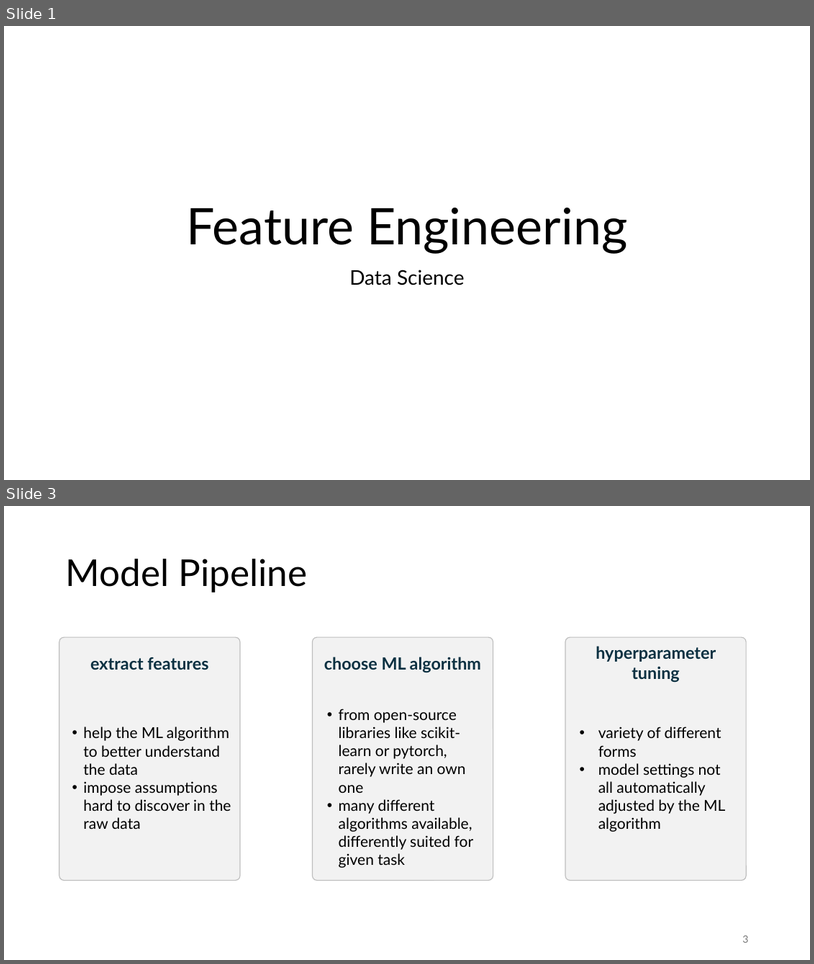
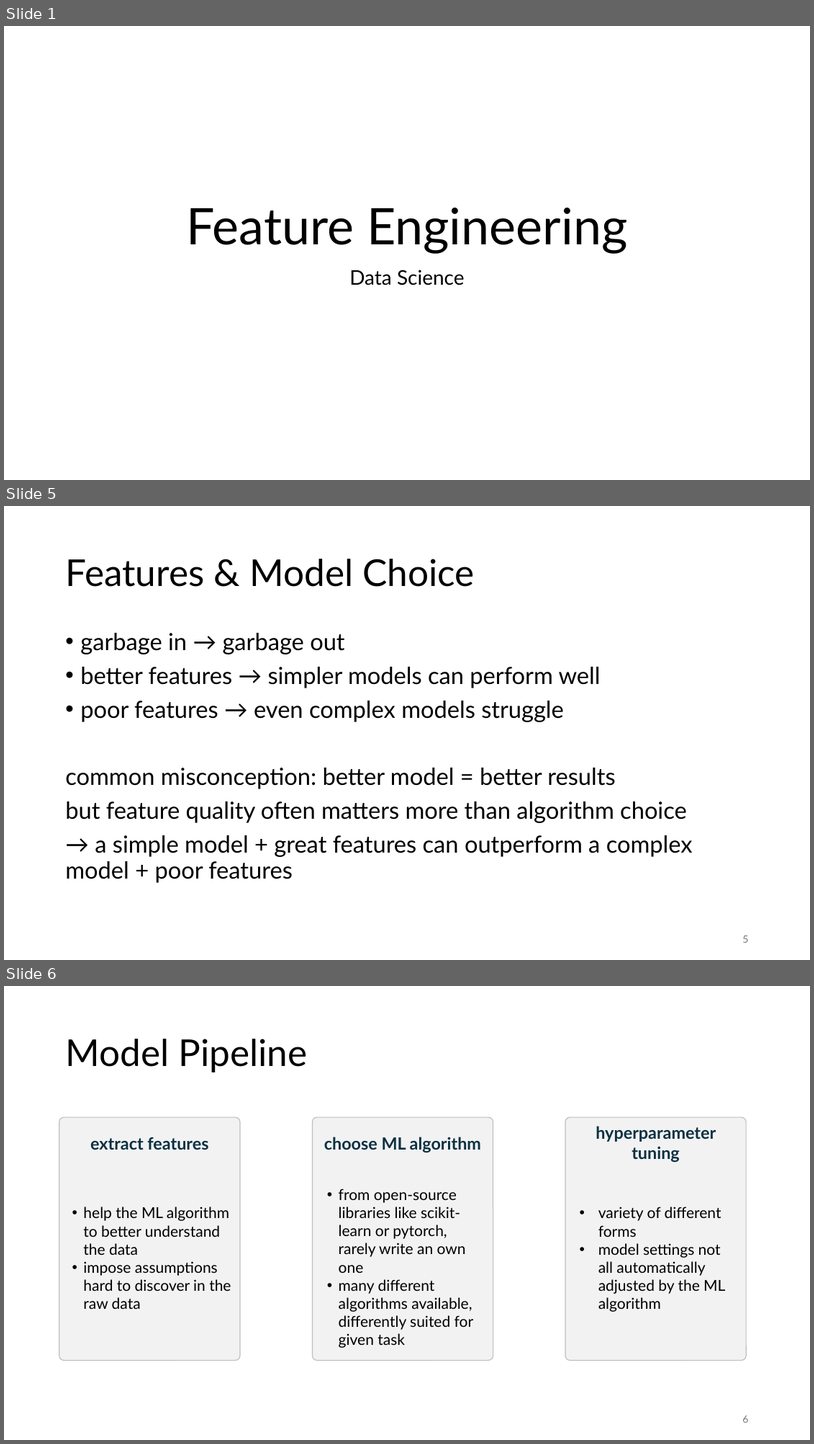
Before and after one commit to FelixWick/data_science, a slide deck: slides/6_feature_engineering.pptx. Shown one above the other, each under a label of ours: slides 1 and 3 before the commit, slides 1, 5 and 6 after it; the slides between them are not shown. The pictures are 814x964 and 814x1444 pixels, drawn with LibreOffice and Linux fonts; fonts in the diff are those of the drawing. Boxes give left, top, right and bottom in pixels: in the first picture for what was removed or moved away, otherwise in the second. Text is boxed around its words. In the diff, an @@ line names an element or a change of style, - is before the commit and + after.

```diff
--- a/slides/6_feature_engineering.pptx
+++ b/slides/6_feature_engineering.pptx
@@ slide 5 added at box(4, 506, 810, 960), background #FFFFFF @@
@@ title added at box(65, 559, 475, 587), 44 pt, text #000000 @@
+Features & Model Choice
@@ text added at box(65, 633, 693, 883), 28 pt, text #000000 @@
+• garbage in → garbage out
+• better features → simpler models can perform well
+• poor features → even complex models struggle
+common misconception: better model = better results
+but feature quality often matters more than algorithm choice
+→ a simple model + great features can outperform a complex model + poor features
@@ page number added at box(743, 935, 748, 942), 12 pt, text #797979 @@
+5
@@ what was slide 3 is now slide 6 @@
@@ page number at box(743, 1415, 748, 1422): text changed @@
-3
+6
```
Also in this commit, not shown: 11 slides changed, 26 other slides added, 11 slides removed, 2 other files.
